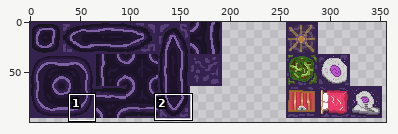
Two states of a sprite sheet, DATA/reses/tileset/tileset.png. Above: a wide view before the commit, with the close-up outlined.
Close-up. First the earlier version:
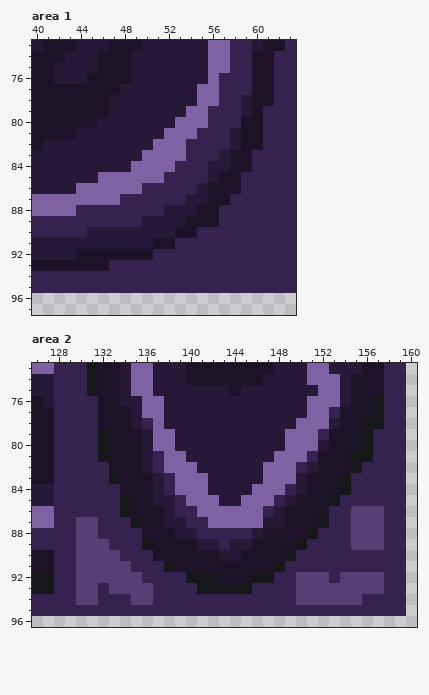
The file is 384x216 pixels. Colours within 5 levels of each other are drawn and written as one. Shown: area 1: x 40..63, y 73..97; area 2: x 126..160, y 73..96. The wide view leaves out empty margins. The commit also changed other parts of the picture, which this record leaves out.
Once edited:
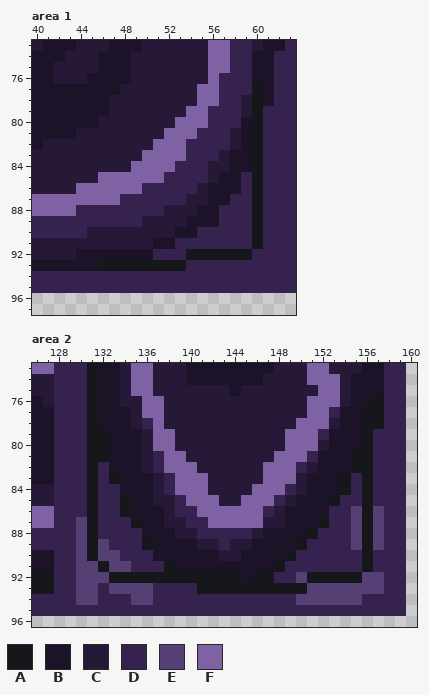
Palette (. is transparent): A #16171a  B #1c1329  C #261938  D #35224f  E #563f75  F #7e62a3
Changes in this commit:
Area 1:
The edit turns colour B into colour A in rows 77 to 82 at x 60; in row 93 at x 46.
The edit turns colour D into colour A in rows 83 to 91 at x 60; in row 92 at x 54 to 59; in row 93 at x 47 to 53.
Area 2:
The edit turns colour B into colour A in row 77 at x 156; in row 92 at x 143 to 144.
The edit turns colour D into colour A in rows 76 to 81 at x 131; in rows 82 to 85 at x 131 and 156; in row 86 at x 131; in rows 90 to 91 at x 156; in row 92 at x 136 to 139 and 153; in row 93 at x 146 to 149.
The edit turns colour E into colour A in row 86 at x 156; in rows 87 to 89 at x 131 and 156; in row 90 at x 131; in row 91 at x 132; in row 92 at x 133 to 135, 151 to 152 and 154 to 155; in row 93 at x 150.
Where, in picture pixels (left, top, right, bottom), the same in both close-ups:
changed: (98, 84, 263, 271)
changed: (87, 396, 373, 594)
